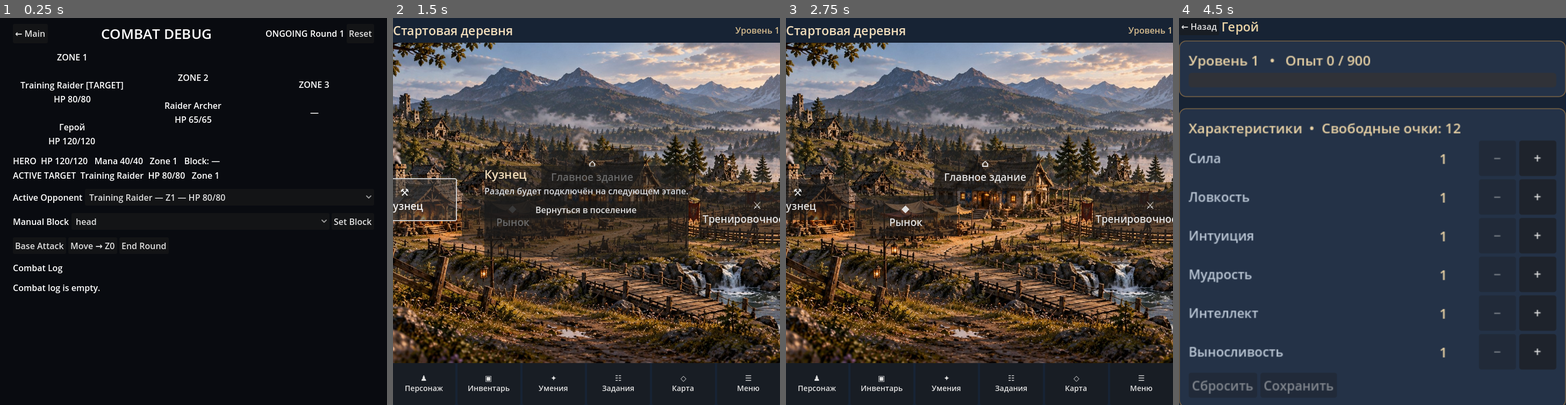
Above: before the commit, frames 1-4 (left to right).
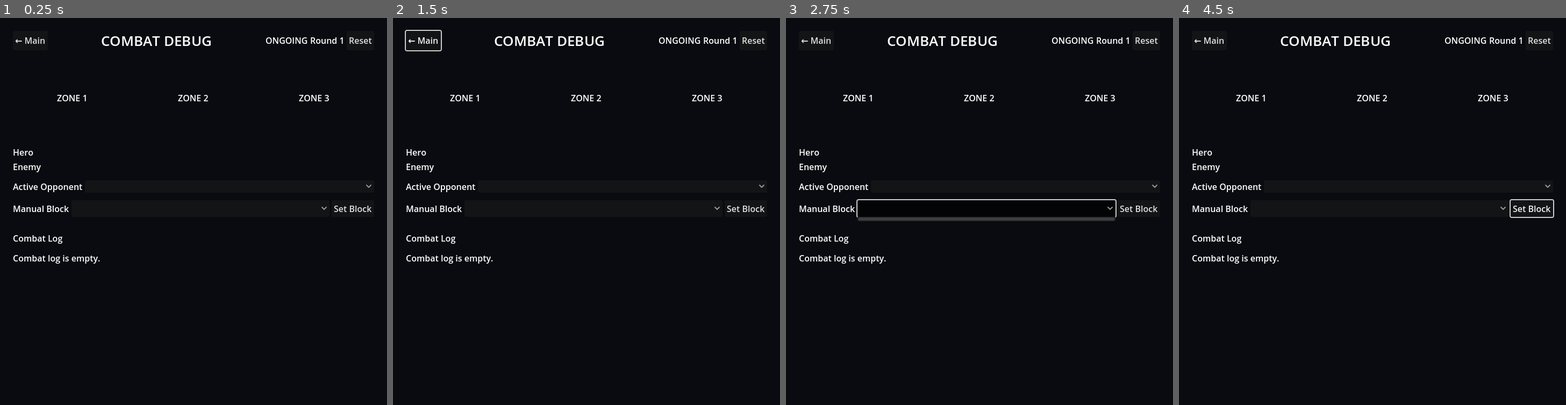
Above: after the commit, the same moments.

Repository: Archoniou1987/Battle-of-Artheon
Game: Godot game, scene res://scenes/debug/debug_combat_viewer.tscn
Two runs of this game, one before a commit and one after it. Both use one fixed random seed, a clock stepped at 60 frames per second and the inputs below. This scene is started directly instead of the project's main scene.
Inputs (mouse positions are in pixels of both pictures, inside the frame that each line leads up to):
- Up to frame 1 (0.25 s): no input
- Up to frame 2 (1.5 s): click "← Main" at 0.5 s; click (404, 199) at 1.25 s, where only the run before the commit has a clickable "⚒ Кузнец"
- Up to frame 3 (2.75 s): click (905, 215) at 2 s, where only the run before the commit has a clickable "◆ Рынок"
- Up to frame 4 (4.5 s): click (1376, 172) at 2.75 s, where only the run before the commit has a clickable "⌂ Главное здание"; click (1542, 211) at 3.5 s, where only the run before the commit has a clickable "⚔ Тренировочное поле"; click (1209, 385) at 4.25 s, where only the run before the commit has a clickable "♟ Персонаж"

The runs differ from the first frame. In frame 1, 4.9% of the frame differs, in the area x 3-97%, y 2-72%; in frame 2, 76%; in frame 3, 79%; in frame 4, 99%, in the area x 0-100%, y 0-100%.
Error after the commit: Parse Error: Identifier "enemy" not declared in the current scope. (res://scenes/debug/debug_combat_viewer.gd:41)

Commit message:
combat: use canonical CharacterCombatBuilder for debug player and equipped ABI loadout

Diff:
--- a/scenes/debug/debug_combat_viewer.gd
+++ b/scenes/debug/debug_combat_viewer.gd
@@ -7,7 +7,7 @@
 var orchestrator:RoundOrchestrator
 var api:CombatApi
 var commands:CombatCommandApi
-var hero_id:="hero"
+var hero_id:="player"
 const PROGRESSION_SAVE_PATH := "user://character_progression_v1.json"
 const INVENTORY_SAVE_PATH := "user://character_inventory_v1.json"
 
@@ -37,13 +37,7 @@
 	var player: CharacterState = debug_character["character"]
 	var repository: ItemRepository = debug_character["repository"]
 	var calculated := CharacterStatsService.combat_stats(player, repository)
-	var hero_hp := 100 + int(calculated.get("max_hp_flat", 0))
-	var hero_mana := 30 + int(calculated.get("max_mana_flat", 0))
-	var hero:=CombatantState.new(hero_id,player.display_name,player.progression.level,hero_hp,hero_mana)
-	var enemy:=CombatantState.new("enemy","Training Raider",1,80,0)
-	var enemy_two:=CombatantState.new("enemy_two","Raider Archer",1,65,0)
-	for key in calculated:
-		hero.combat_stats[key] = calculated[key]
+	var hero := CharacterCombatBuilder.build(player, repository)
 	enemy.combat_stats["main_hand_damage"]=7.0
 	enemy.combat_stats["main_hand_damage_type"]="blunt"
 	state.add_combatant(hero); state.add_combatant(enemy); state.add_combatant(enemy_two)
